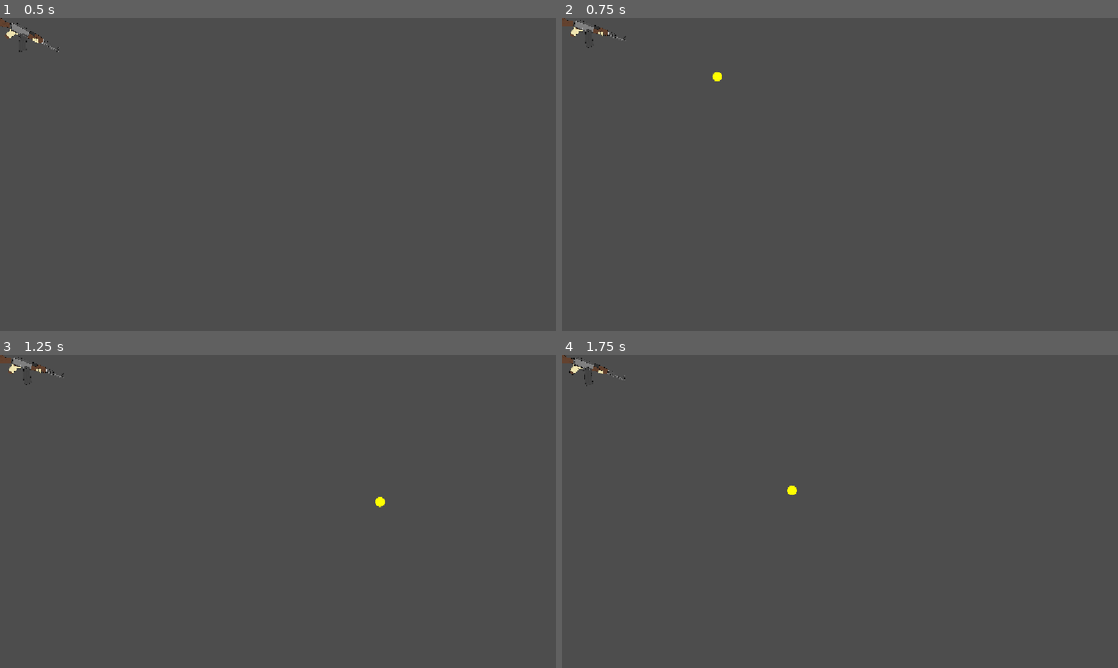
Above: before the commit, frames 1-4 (two rows, left to right).
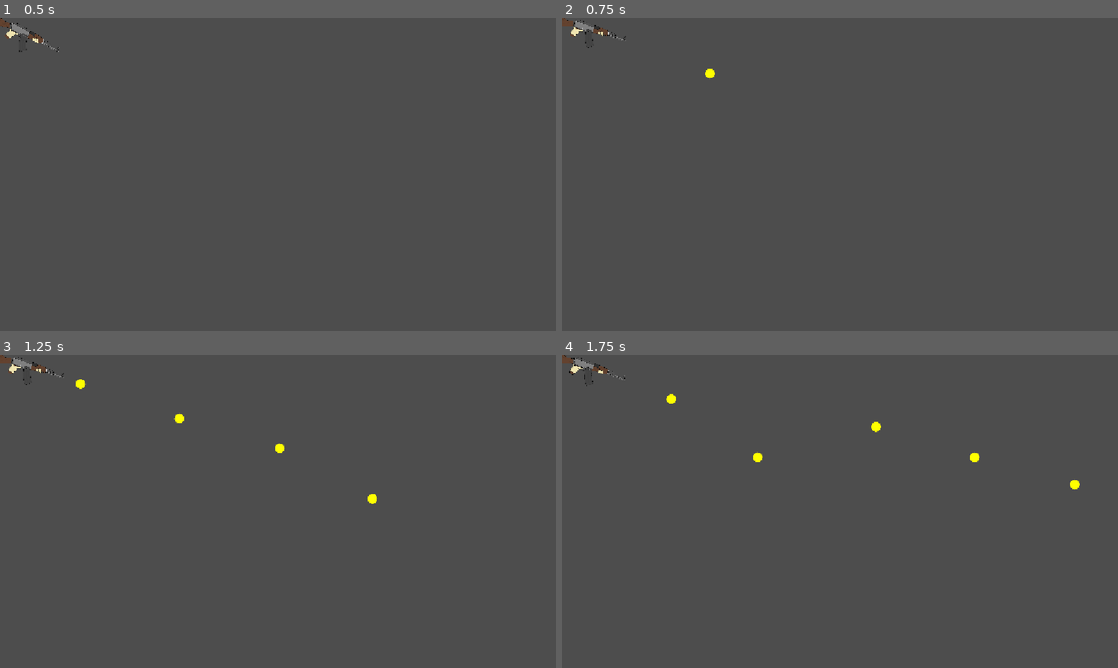
Above: after the commit, the same moments.

Repository: chiefpat450119/GMTK-2026
Game: Godot game, scene res://scenes/entities/weapons/machine_gun.tscn
Two runs of this game, one before a commit and one after it. Both use one fixed random seed, a clock stepped at 60 frames per second and the inputs below. This scene is started directly instead of the project's main scene.
Inputs (mouse positions are in pixels of both pictures, inside the frame that each line leads up to):
- Up to frame 1 (0.5 s): no input
- Up to frame 2 (0.75 s): tap Enter at 0.5 s; move the mouse to (962, 158) at 0.52 s; press the mouse at (962, 158) at 0.53 s; hold D (Right) from 0.53 s (still down)
- Up to frame 3 (1.25 s): keep holding D (Right)
- Up to frame 4 (1.75 s): release D (Right) at 1.25 s; release the mouse at (962, 495) at 1.25 s; drag from (728, 527) to (951, 505) at 1.27 s

Frame 1 is identical in both runs. In frame 2, less than 0.1% of the frame differs, in the area x 25-29%, y 16-21%; in frame 3, 0.2%; in frame 4, 0.3%, in the area x 18-94%, y 12-45%.

Commit message:
feat: implement MachineGun fully automatic fire

Diff:
--- a/scenes/entities/weapons/machine_gun.gd
+++ b/scenes/entities/weapons/machine_gun.gd
@@ -1,2 +1,18 @@
 class_name MachineGun
 extends Gun
+
+# _unhandled_input only fires once per event, so it can't drive continuous
+# fire directly. Instead we use it to track whether the trigger is held, then
+# poll that flag every physics tick to call shoot().
+var _trigger_held: bool = false
+
+func _unhandled_input(event: InputEvent) -> void:
+	if event.is_action_pressed("M1"):
+		_trigger_held = true
+	elif event.is_action_released("M1"):
+		_trigger_held = false
+
+func _physics_process(delta: float) -> void:
+	super._physics_process(delta)
+	if _trigger_held:
+		shoot()
